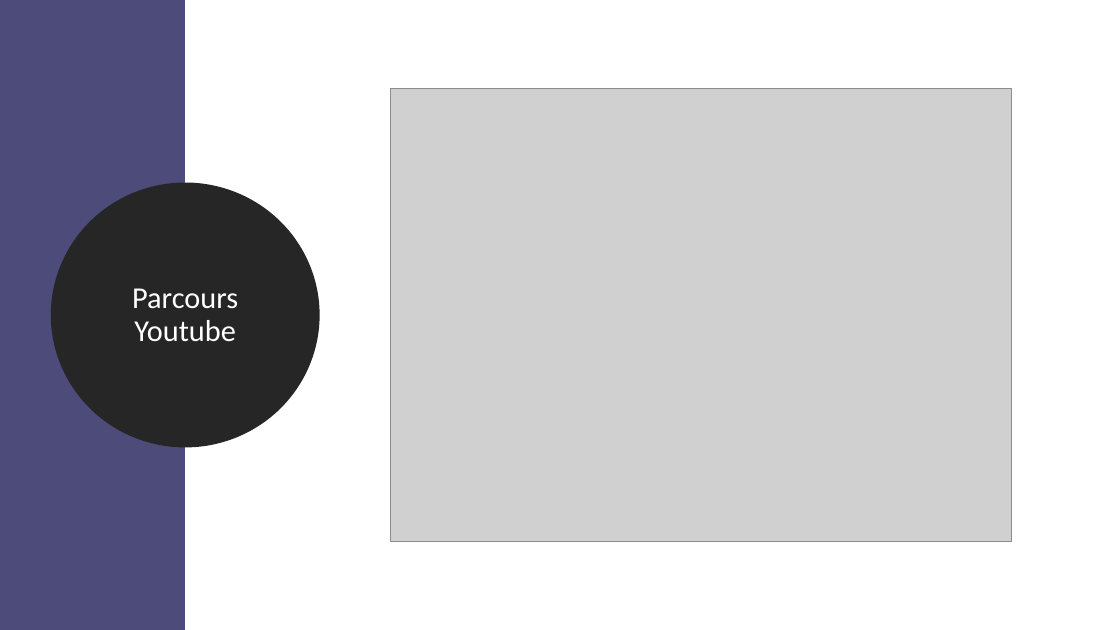
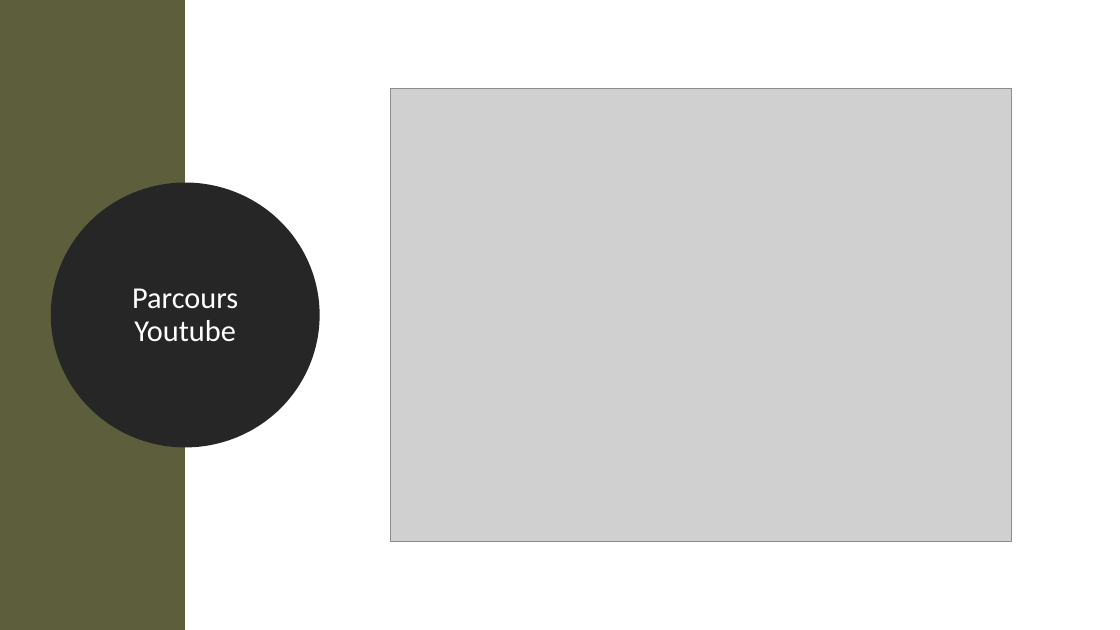
Before and after one commit to JulienElkaim/ENAP_Android, a slide deck: slide 1 of Projet 2A - Powerpoint Youtube.pptx. Drawn at 1120x630 pixels with LibreOffice and Linux fonts; fonts in the diff are those of the drawing; grey boxes stand for pictures. Boxes give left, top, right and bottom in pixels: in the first picture for what was removed or moved away, otherwise in the second. Text is boxed around its words. In the diff, an @@ line names an element or a change of style, - is before the commit and + after.

```diff
--- a/Projet 2A - Powerpoint Youtube.pptx
+++ b/Projet 2A - Powerpoint Youtube.pptx
@@ rectangle at (0,0,185,630): fill #4C4B7A to #5D5E3B @@
```
Also in this commit, not shown: 3 other slides changed, 7 slides added.
